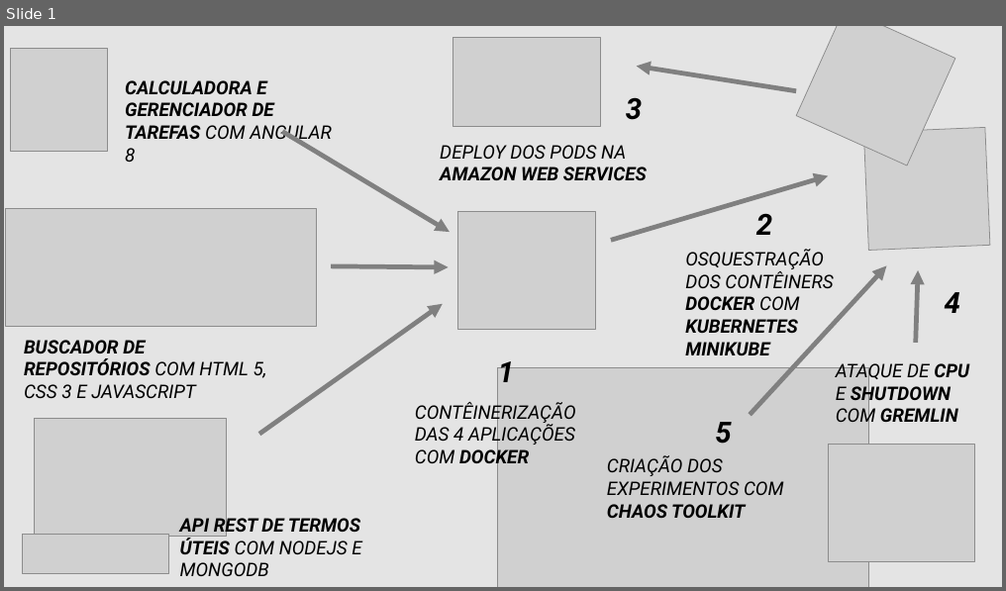
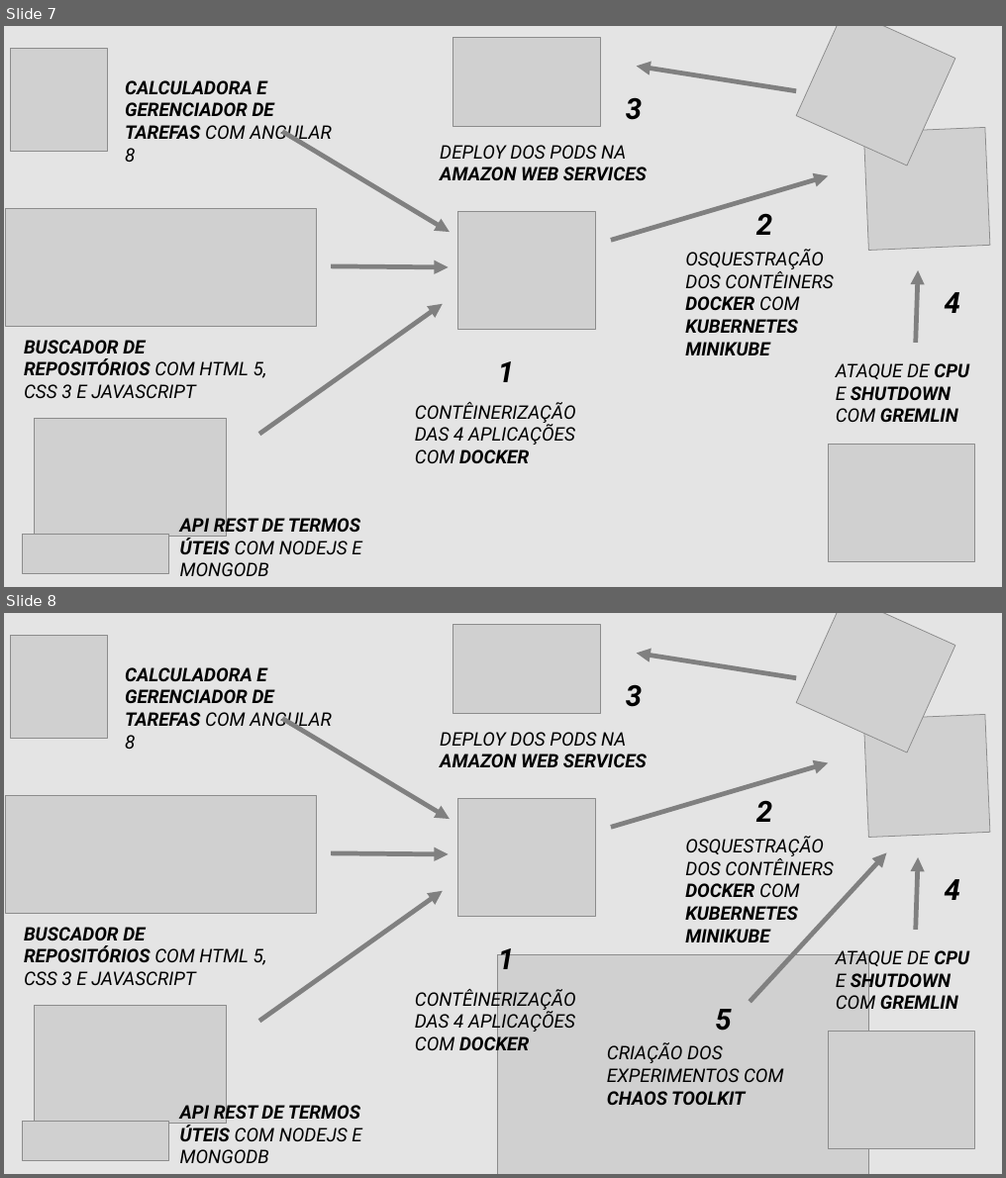
Before and after one commit to TCC-Chaos-Engineering/docs-chaos-engineering, a slide deck: docs/Diagramas e Telas/Gerais/Diagrama Projeto Chaos.pptx. Shown one above the other, each under a label of ours: slide 1 before the commit, slides 7 and 8 after it. The pictures are 1006x591 and 1006x1178 pixels, drawn with LibreOffice and Linux fonts; fonts in the diff are those of the drawing; grey boxes stand for pictures. Boxes give left, top, right and bottom in pixels: in the first picture for what was removed or moved away, otherwise in the second. Text is boxed around its words. In the diff, an @@ line names an element or a change of style, - is before the commit and + after.

```diff
--- a/docs/Diagramas e Telas/Gerais/Diagrama Projeto Chaos.pptx
+++ b/docs/Diagramas e Telas/Gerais/Diagrama Projeto Chaos.pptx
@@ slide 7 added at (4, 26, 1002, 587), background #D9D9D9 at 70% opacity @@
@@ picture added at (10, 49, 107, 152) @@
@@ picture added at (452, 38, 601, 126) @@
@@ picture added at (797, 26, 955, 166) @@
@@ text added at (125, 80, 332, 162), 18 pt, text #000000, bold, italic @@
+CALCULADORA E GERENCIADOR DE TAREFAS COM ANGULAR 8
@@ arrow added from (796, 91) to (637, 66), #808080 4.5 pt @@
@@ text added at (626, 97, 642, 120), 28 pt, text #000000, bold, italic @@
+3
@@ arrow added from (282, 132) to (450, 232), #808080 4.5 pt @@
@@ picture added at (864, 128, 990, 250) @@
@@ text added at (440, 145, 647, 180), 18 pt, text #000000, bold, italic @@
+DEPLOY DOS PODS NA AMAZON WEB SERVICES
@@ arrow added from (611, 240) to (829, 176), #808080 4.5 pt @@
@@ picture added at (6, 209, 317, 326) @@
@@ picture added at (457, 212, 595, 329) @@
@@ text added at (756, 213, 772, 235), 28 pt, text #000000, bold, italic @@
+2
@@ text added at (685, 249, 833, 356), 18 pt, text #000000, italic @@
+OSQUESTRAÇÃO DOS CONTÊINERS DOCKER COM KUBERNETES MINIKUBE
@@ arrow added from (331, 267) to (448, 268), #808080 4.5 pt @@
@@ arrow added from (916, 343) to (918, 271), #808080 4.5 pt @@
@@ text added at (944, 292, 960, 313), 28 pt, text #000000, bold, italic @@
+4
@@ arrow added from (259, 434) to (443, 304), #808080 4.5 pt @@
@@ text added at (24, 340, 267, 398), 18 pt, text #000000, italic @@
+BUSCADOR DE REPOSITÓRIOS COM HTML 5, CSS 3 E JAVASCRIPT
@@ text added at (498, 362, 514, 382), 28 pt, text #000000, bold, italic @@
+1
@@ text added at (836, 364, 969, 422), 18 pt, text #000000, bold, italic @@
+ATAQUE DE CPU E SHUTDOWN COM GREMLIN
@@ text added at (415, 402, 576, 464), 18 pt, text #000000, italic @@
+CONTÊINERIZAÇÃO DAS 4 APLICAÇÕES COM DOCKER
@@ picture added at (34, 419, 227, 537) @@
@@ picture added at (829, 444, 975, 562) @@
@@ text added at (180, 515, 361, 576), 18 pt, text #000000, bold, italic @@
+API REST DE TERMOS ÚTEIS COM NODEJS E MONGODB
@@ picture added at (22, 534, 168, 574) @@
@@ what was slide 1 is now slide 8 @@
```
Also in this commit, not shown: 6 other slides added, 1 other file.
